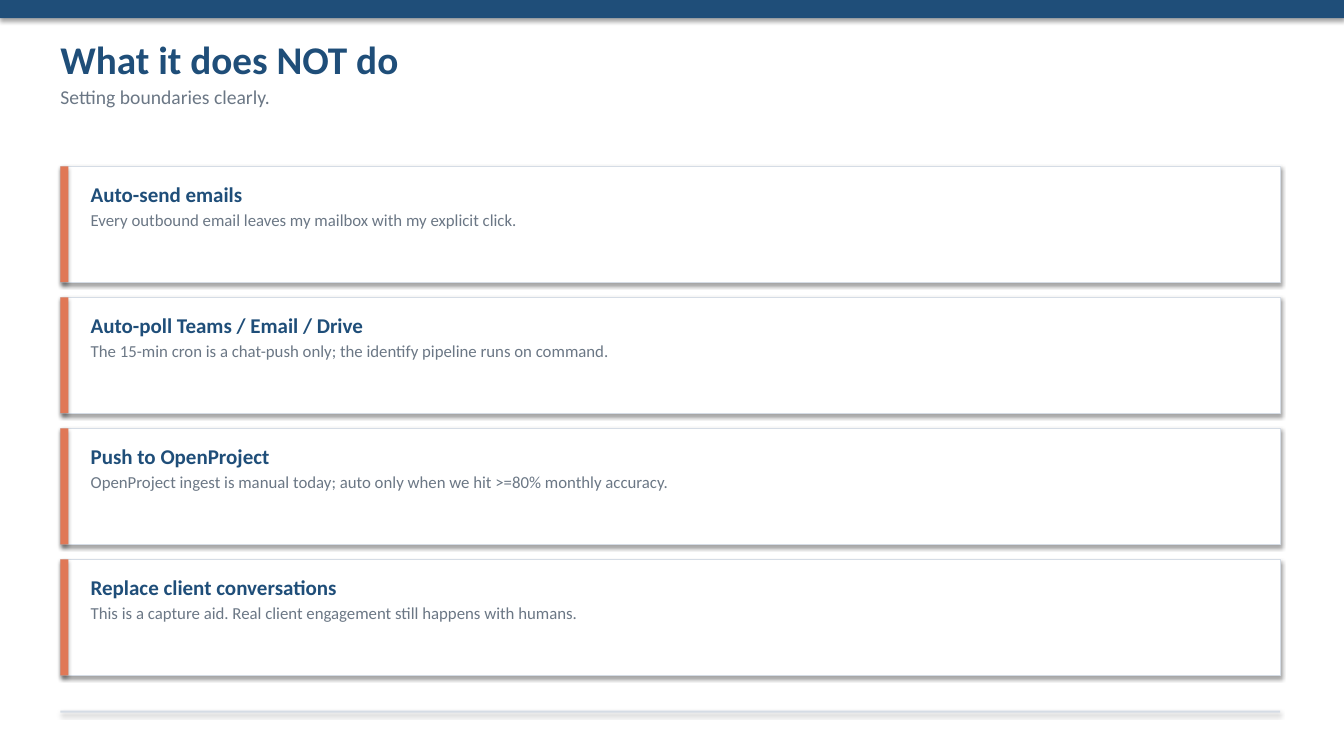
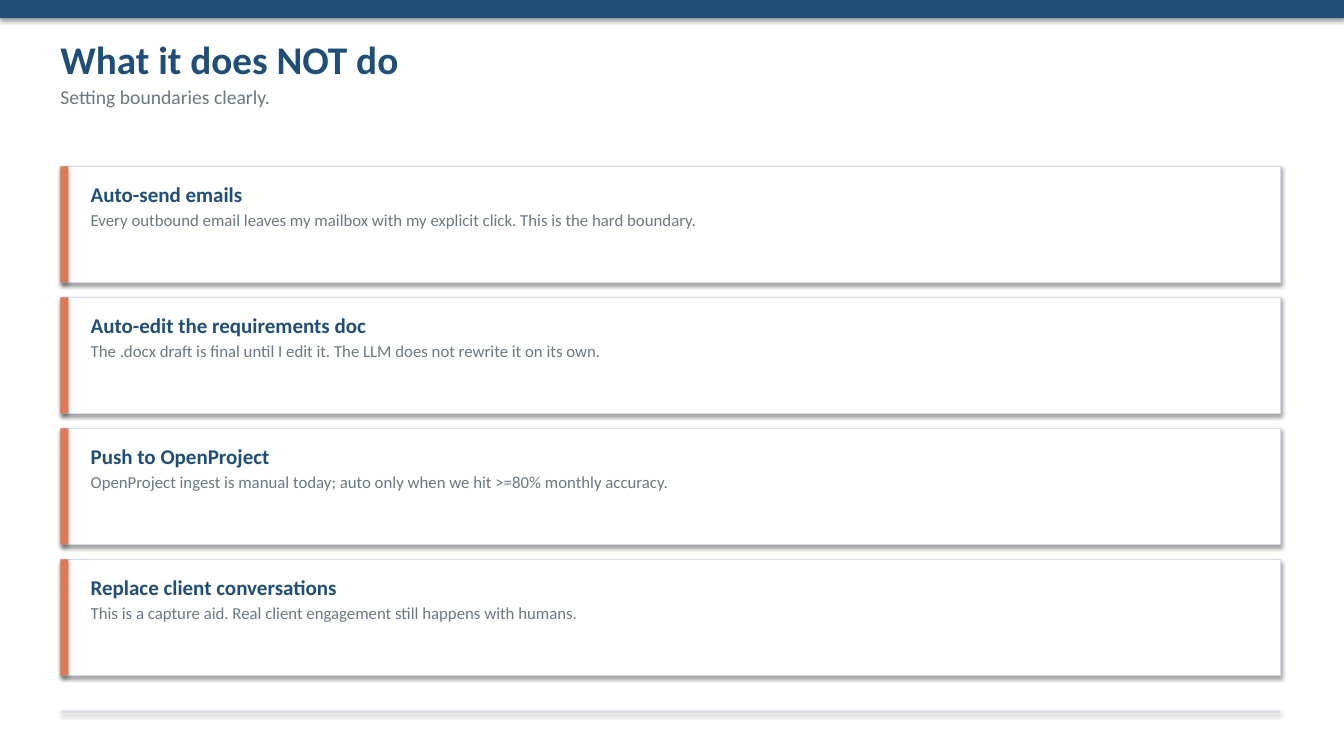
Before and after one commit to napco-labs/napco-nucleus, a slide deck: slide 10 of docs/NAPCO-Nucleus-Requirement-Management.pptx. Drawn at 1344x756 pixels with LibreOffice and Linux fonts; fonts in the diff are those of the drawing. Boxes give left, top, right and bottom in pixels: in the first picture for what was removed or moved away, otherwise in the second. Text is boxed around its words. In the diff, an @@ line names an element or a change of style, - is before the commit and + after.

```diff
--- a/docs/NAPCO-Nucleus-Requirement-Management.pptx
+++ b/docs/NAPCO-Nucleus-Requirement-Management.pptx
@@ text at box(91, 214, 696, 229): text changed @@
-Every outbound email leaves my mailbox with my explicit click.
+Every outbound email leaves my mailbox with my explicit click. This is the hard boundary.
@@ text at box(91, 318, 600, 357): text changed @@
-Auto-poll Teams / Email / Drive
-The 15-min cron is a chat-push only; the identify pipeline runs on command.
+Auto-edit the requirements doc
+The .docx draft is final until I edit it. The LLM does not rewrite it on its own.
```
Also in this commit, not shown: 4 other slides changed, 1 other file.
